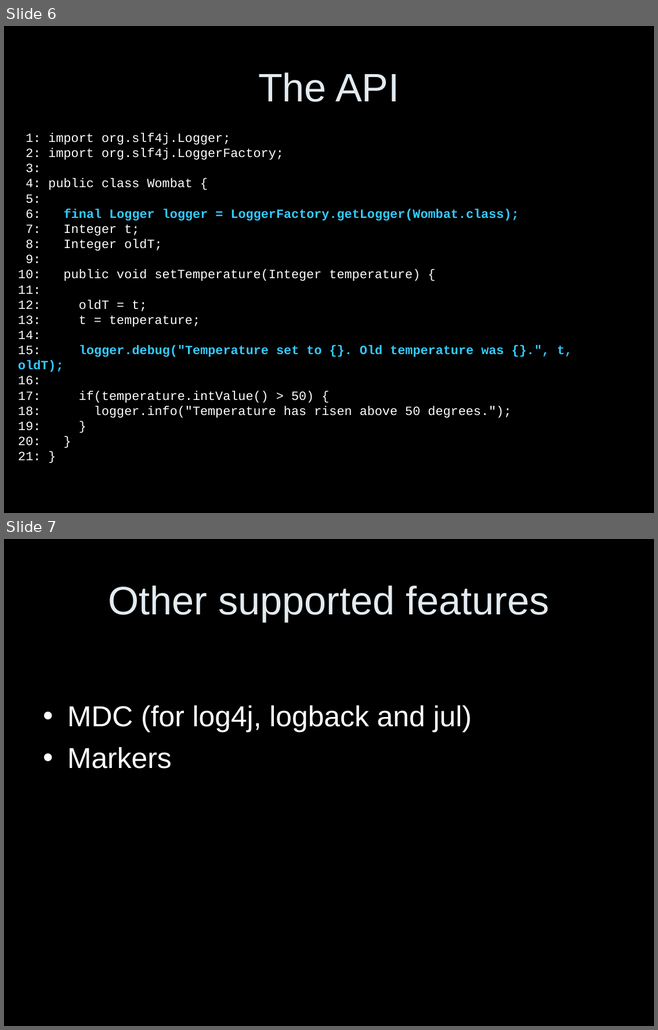
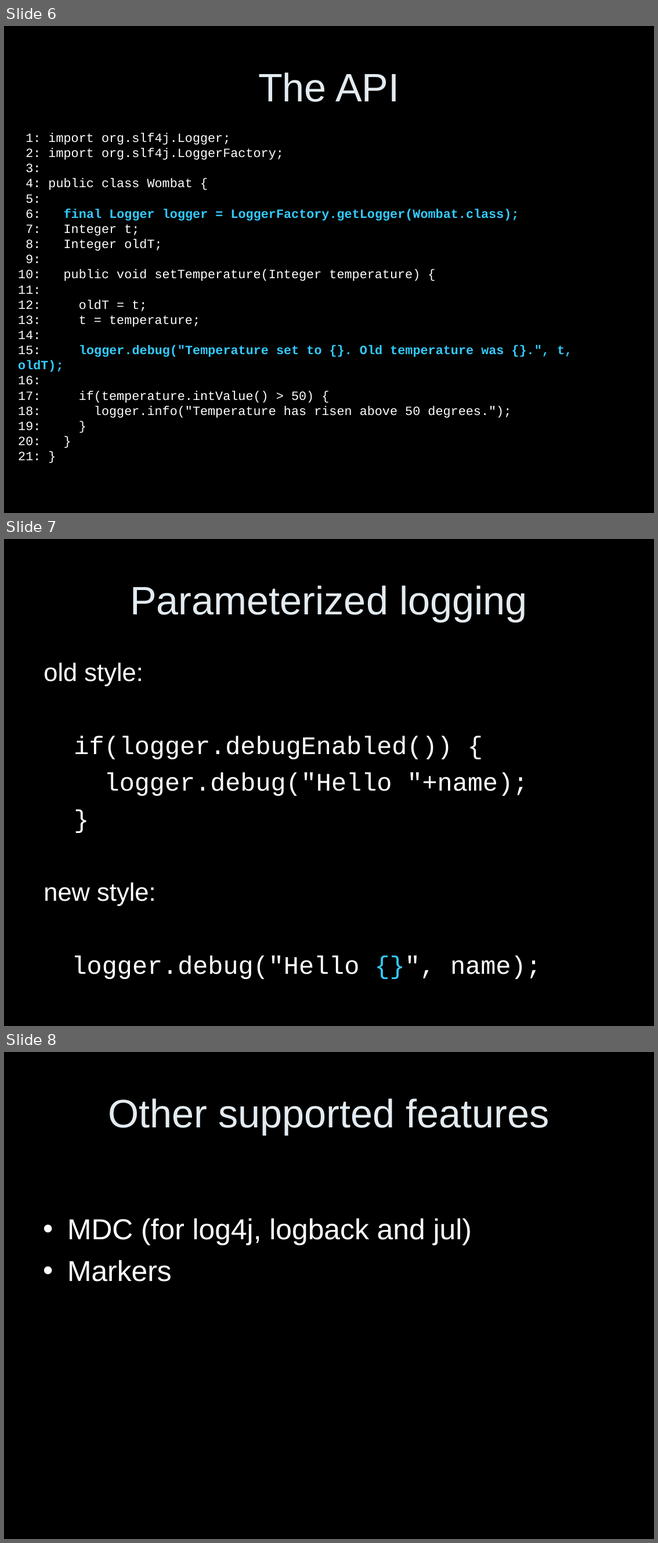
Before and after one commit to vs/junit4, a slide deck: modules/slf4j/slf4j-site/src/site/resources/slf4j-in-10-slides.ppt. Shown one above the other, each under a label of ours: slides 6 and 7 before the commit, slides 6, 7 and 8 after it. The pictures are 658x1030 and 658x1543 pixels, drawn with LibreOffice and Linux fonts; fonts in the diff are those of the drawing. Boxes give left, top, right and bottom in pixels: in the first picture for what was removed or moved away, otherwise in the second. Text is boxed around its words. In the diff, an @@ line names an element or a change of style, - is before the commit and + after.

```diff
--- a/modules/slf4j/slf4j-site/src/site/resources/slf4j-in-10-slides.ppt
+++ b/modules/slf4j/slf4j-site/src/site/resources/slf4j-in-10-slides.ppt
@@ slide 7 added at box(4, 539, 654, 1026), background #000000 @@
@@ title added at box(130, 585, 527, 622), 44 pt, text #E3EBF1 @@
+Parameterized logging
@@ text added at box(43, 663, 541, 979), 28 pt, text #FFFFFF @@
+old style:
+if(logger.debugEnabled()) {
+logger.debug("Hello "+name);
+}
+new style:
+logger.debug("Hello {}", name);
@@ what was slide 7 is now slide 8 @@
```
Also in this commit, not shown: 1 slide changed.
